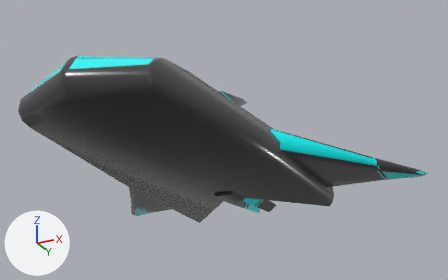
What one commit did to the FBX model Assets/Team Member/Douglas/Assets/Ships/Ship_3.fbx.
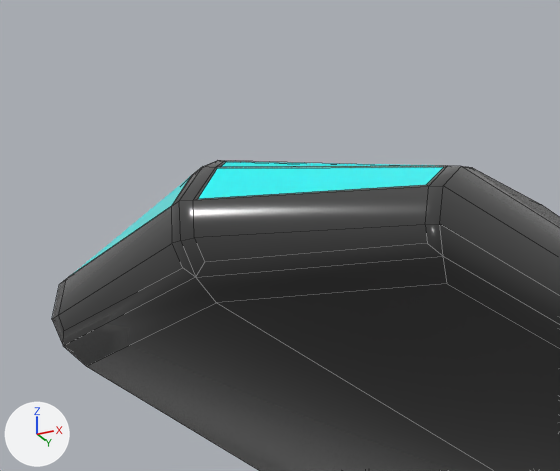
The first picture shows the older version from a 50 mm camera at (1.144, -1.962, -0.888) aimed at (0.104, 0.119, 0.048). The close-ups show both versions on the part from 0% to 44% of the width and 0% to 59% of the height of that picture; other places that the commit changed are outside them. The lights are fixed; the arrows at lower left show +X, +Y and +Z. The close-ups show mesh edges as thin lines. Vertices at the same position are counted once.

Before the edit, the objects in view are built like this:
```python
me_mesh = bpy.data.meshes.new('Mesh')
me_mesh.from_pydata(...)  # 529 vertices, 516 faces; spans x -0.78..0.78, y -0.73..0.78, z -0.14..0.41
# faces by material slot: [391, 125]
me_mesh.materials.append(mat_material__14)  # dark grey #474747
me_mesh.materials.append(mat_material__15)  # cyan #00ffff
ob_shippart_body_3 = bpy.data.objects.new('ShipPart_Body_3', me_mesh)
ob_shippart_body_3.location = (0.0, 0.0, 0.0)
```
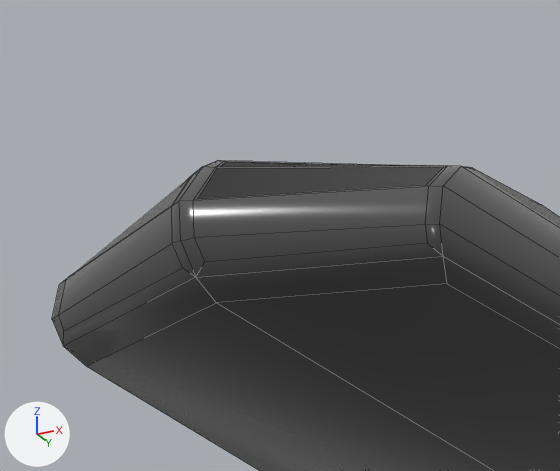
The newer file is also turned or shifted as a whole; pictures and numbers use the older file's frame.

Patch to the scene script:
```diff
--- a/Assets/Team Member/Douglas/Assets/Ships/Ship_3.fbx.py
+++ b/Assets/Team Member/Douglas/Assets/Ships/Ship_3.fbx.py
@@ mat_material__16 @@
+mat_material__16 = principled_material('Material #16')
+mat_material__16.base_color = (0.0, 0.0, 0.0)  # black #000000
+mat_material__16.roughness = 0.2
@@ me_mesh @@
 # used by ob_shippart_body_3; location = (0.0, 0.0, 0.0)
-me_mesh.from_pydata(...)  # 529 vertices, 516 faces; spans x -0.78..0.78, y -0.73..0.78, z -0.14..0.41
+me_mesh.from_pydata(...)  # 521 vertices, 516 faces; spans x -0.78..0.78, y -0.73..0.78, z -0.12..0.41
+# me_mesh part 1: 6 faces spanning x -0.24..0.24, y -0.72..-0.46, z -0.02..0.08 switch from mat_material__15 (cyan #00ffff) to mat_material__16 (black #000000)
 me_mesh.materials.append(mat_material__14)
```

Location of each change, [x1, y1, x2, y2] in pixels of the close-ups (560 x 471 px):
part 1 of me_mesh, recoloured (cyan to grey)
    both: [73, 162, 443, 274]
